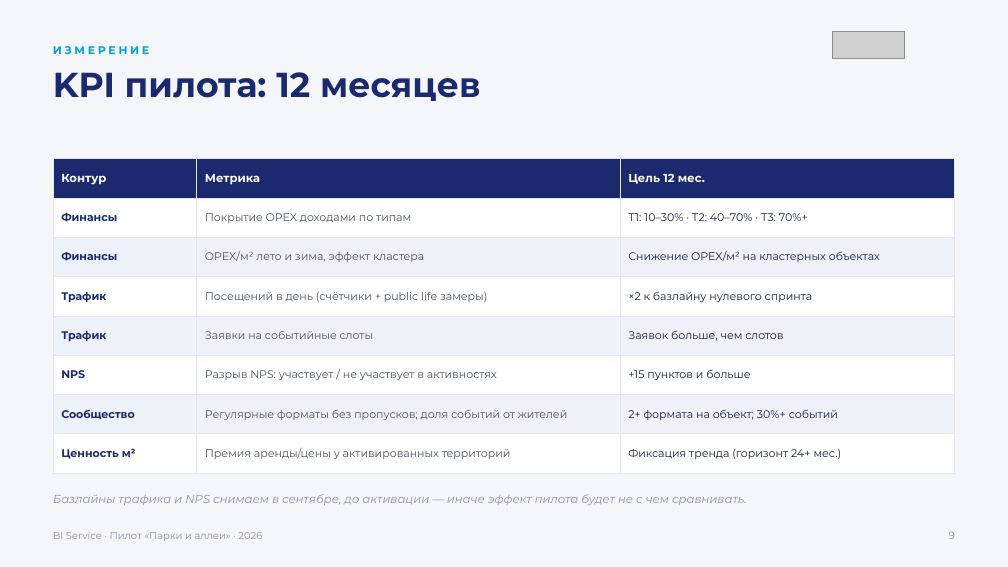
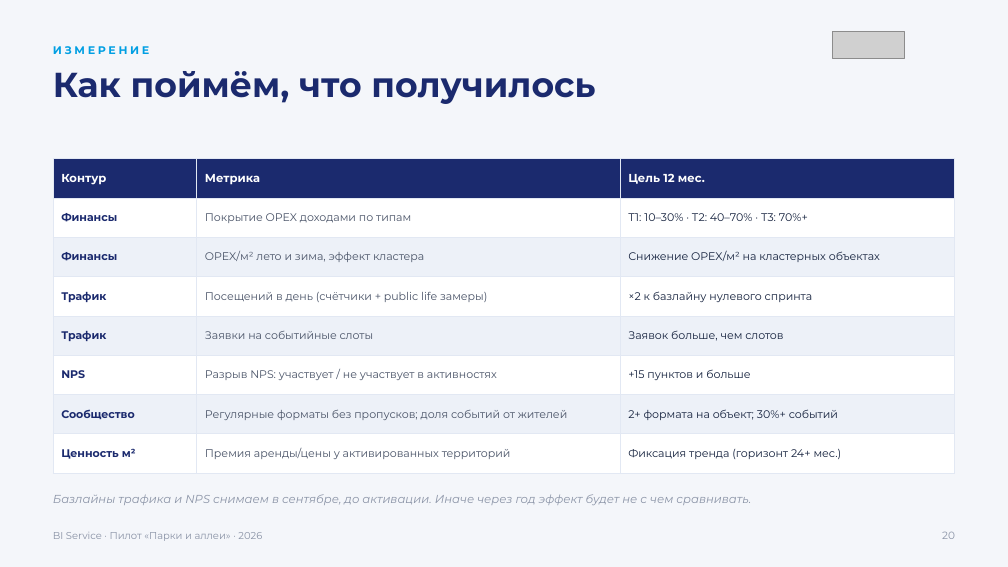
Before and after one commit to jprashkevich/bi-korshiler, a slide deck: slide 21 of docs/research/BIG-Life-park-pilot.pptx (slide 10 before the commit). Drawn at 1008x567 pixels with LibreOffice and Linux fonts; fonts in the diff are those of the drawing; grey boxes stand for pictures. Boxes give left, top, right and bottom in pixels: in the first picture for what was removed or moved away, otherwise in the second. Text is boxed around its words. In the diff, an @@ line names an element or a change of style, - is before the commit and + after.

```diff
--- a/docs/research/BIG-Life-park-pilot.pptx
+++ b/docs/research/BIG-Life-park-pilot.pptx
@@ text at <box>53,71,595,104</box>: text changed @@
-KPI пилота: 12 месяцев
+Как поймём, что получилось
@@ text at <box>53,494,751,505</box>: text changed @@
-Базлайны трафика и NPS снимаем в сентябре, до активации — иначе эффект пилота будет не с чем сравнивать.
+Базлайны трафика и NPS снимаем в сентябре, до активации. Иначе через год эффект будет не с чем сравнивать.
@@ text at <box>942,531,955,539</box>: text changed @@
-9
+20
```
Also in this commit, not shown: 13 other slides changed, 11 slides added.
